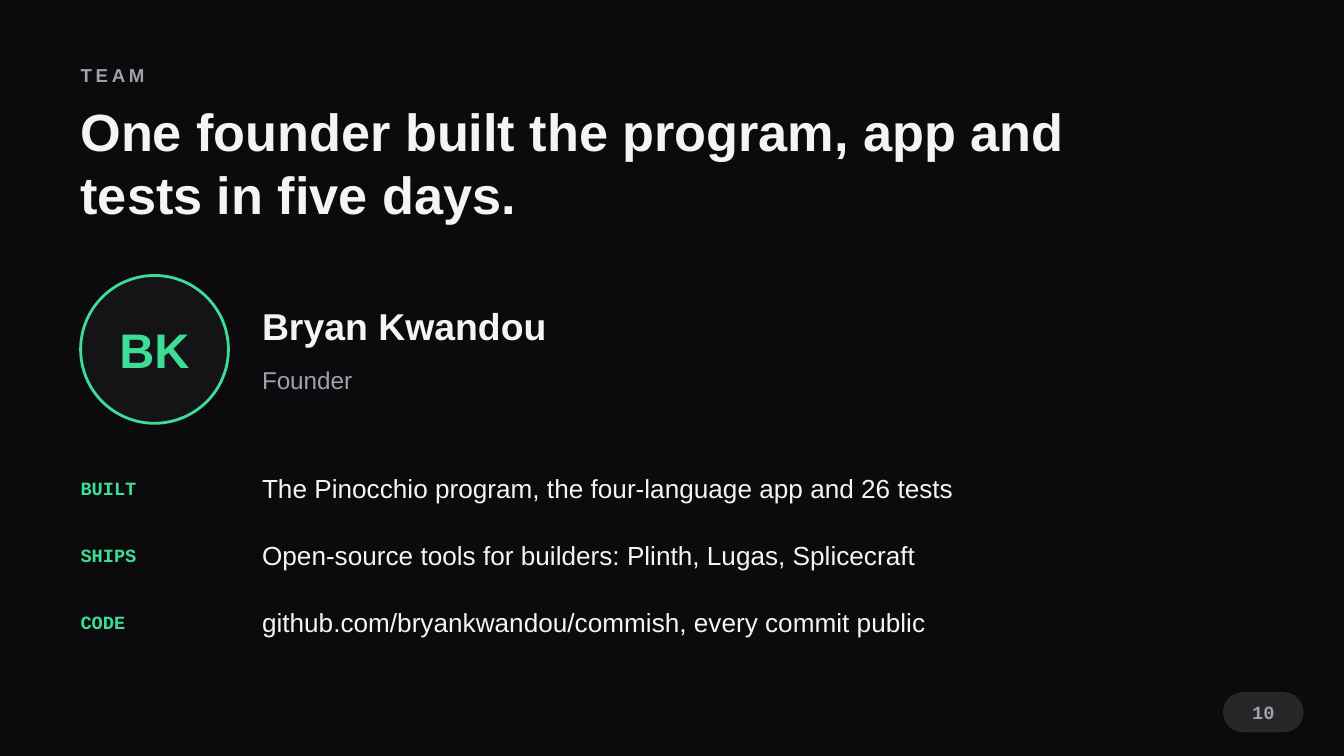
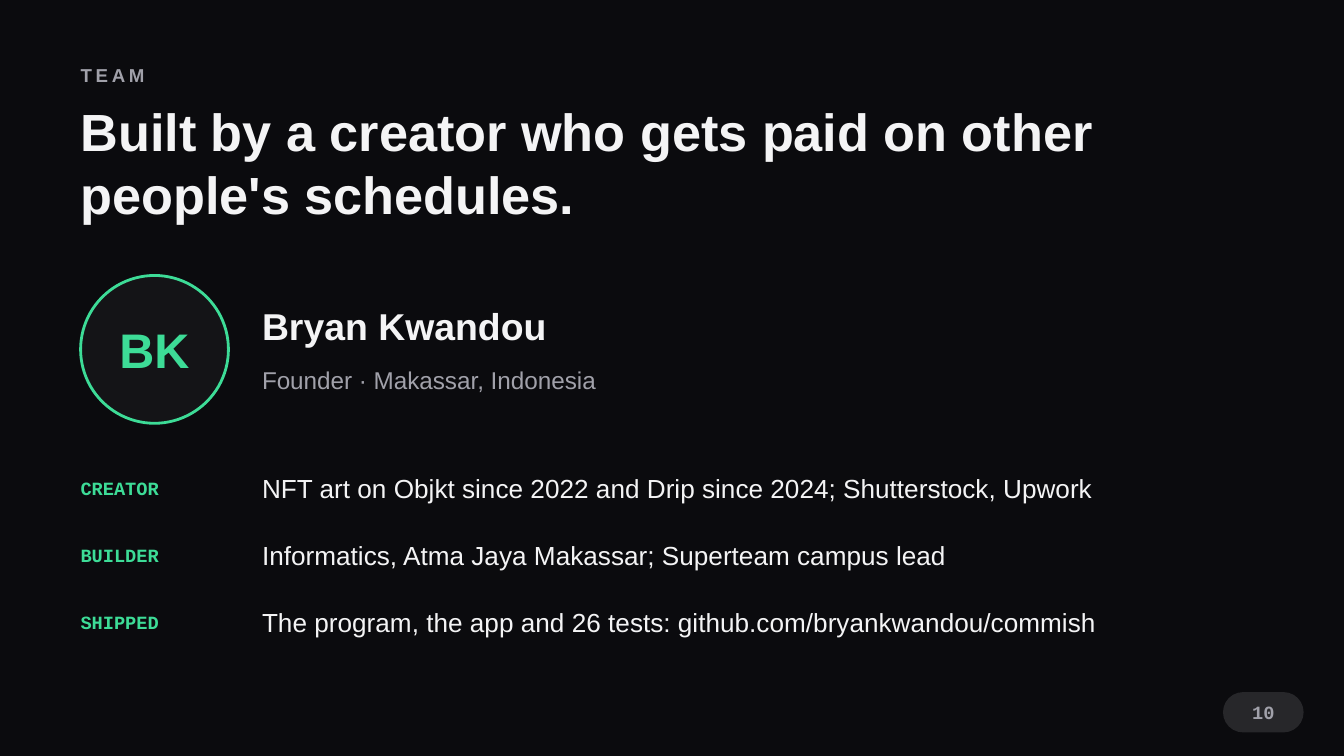
Before and after one commit to bryankwandou/commish, a slide deck: slide 10 of pitch/commish-pitch-editable.pptx. Drawn at 1344x756 pixels with LibreOffice and Linux fonts; fonts in the diff are those of the drawing. Boxes give left, top, right and bottom in pixels: in the first picture for what was removed or moved away, otherwise in the second. Text is boxed around its words. In the diff, an @@ line names an element or a change of style, - is before the commit and + after.

Commit message:
Team slide and founder lines from the founder's CV and LinkedIn

```diff
--- a/pitch/commish-pitch-editable.pptx
+++ b/pitch/commish-pitch-editable.pptx
@@ text at box(81, 113, 1092, 224): text changed @@
-One founder built the program, app and tests in five days.
+Built by a creator who gets paid on other people's schedules.
@@ text at box(262, 371, 596, 392): text changed @@
-Founder
+Founder · Makassar, Indonesia
@@ text at box(262, 479, 1092, 504): text changed @@
-The Pinocchio program, the four-language app and 26 tests
+NFT art on Objkt since 2022 and Drip since 2024; Shutterstock, Upwork
@@ text at box(81, 482, 159, 495): text changed @@
-BUILT
+CREATOR
@@ text at box(81, 549, 159, 562): text changed @@
-SHIPS
+BUILDER
@@ text at box(262, 546, 945, 571): text changed @@
-Open-source tools for builders: Plinth, Lugas, Splicecraft
+Informatics, Atma Jaya Makassar; Superteam campus lead
@@ text at box(81, 616, 159, 629): text changed @@
-CODE
+SHIPPED
@@ text at box(262, 613, 1095, 638): text changed @@
-github.com/bryankwandou/commish, every commit public
+The program, the app and 26 tests: github.com/bryankwandou/commish
```
Also in this commit, not shown: 5 other files.
